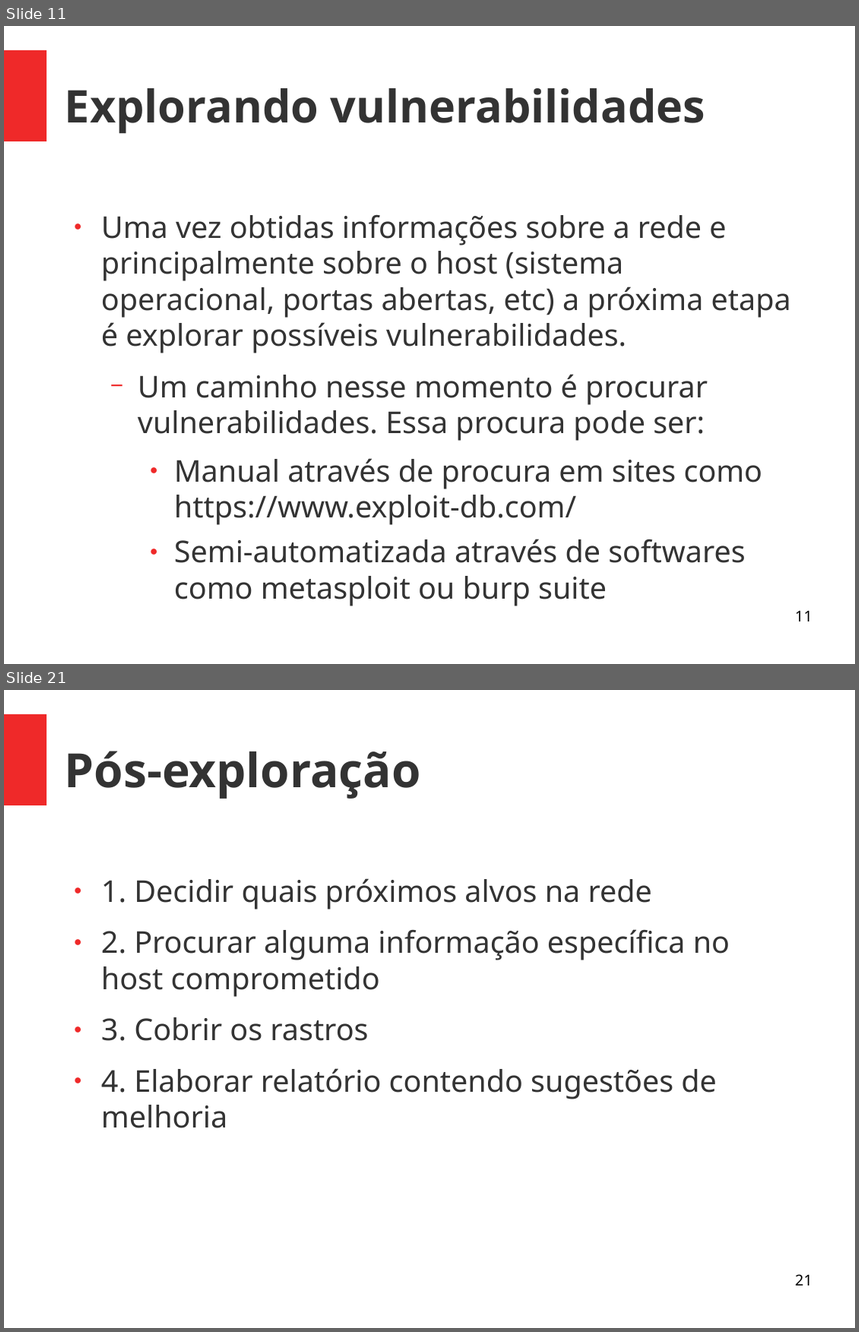
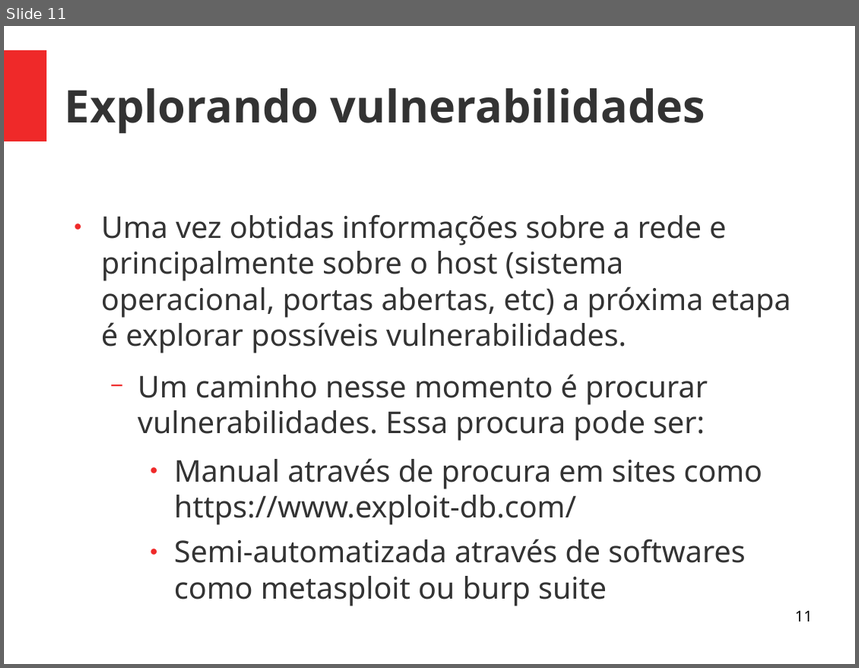
Before and after one commit to viniciusalveshax/aulas, a slide deck: adm-seg-redes/14-pentest2/14-pentest2.odp. Shown one above the other, each under a label of ours: slides 11 and 21 before the commit, slide 11 after it; the slides between them are not shown. The pictures are 859x1332 and 859x668 pixels, drawn with LibreOffice and Linux fonts; fonts in the diff are those of the drawing. Boxes give left, top, right and bottom in pixels: in the first picture for what was removed or moved away, otherwise in the second. Text is boxed around its words. In the diff, an @@ line names an element or a change of style, - is before the commit and + after.

```diff
--- a/adm-seg-redes/14-pentest2/14-pentest2.odp
+++ b/adm-seg-redes/14-pentest2/14-pentest2.odp
@@ slide 21 removed at <box>4,690,855,1328</box>, background #FFFFFF; not listed: 1 template element that a slide beside it also shows @@
@@ title removed at <box>65,751,421,799</box> @@
-Pós-exploração
@@ text removed at <box>101,878,730,1129</box> @@
-● 1. Decidir quais próximos alvos na rede
-● 2. Procurar alguma informação específica no host comprometido
-● 3. Cobrir os rastros
-● 4. Elaborar relatório contendo sugestões de melhoria
@@ page number removed at <box>795,1274,813,1286</box> @@
-21
```
Also in this commit, not shown: 2 slides changed, 10 other slides removed, 1 other file.
